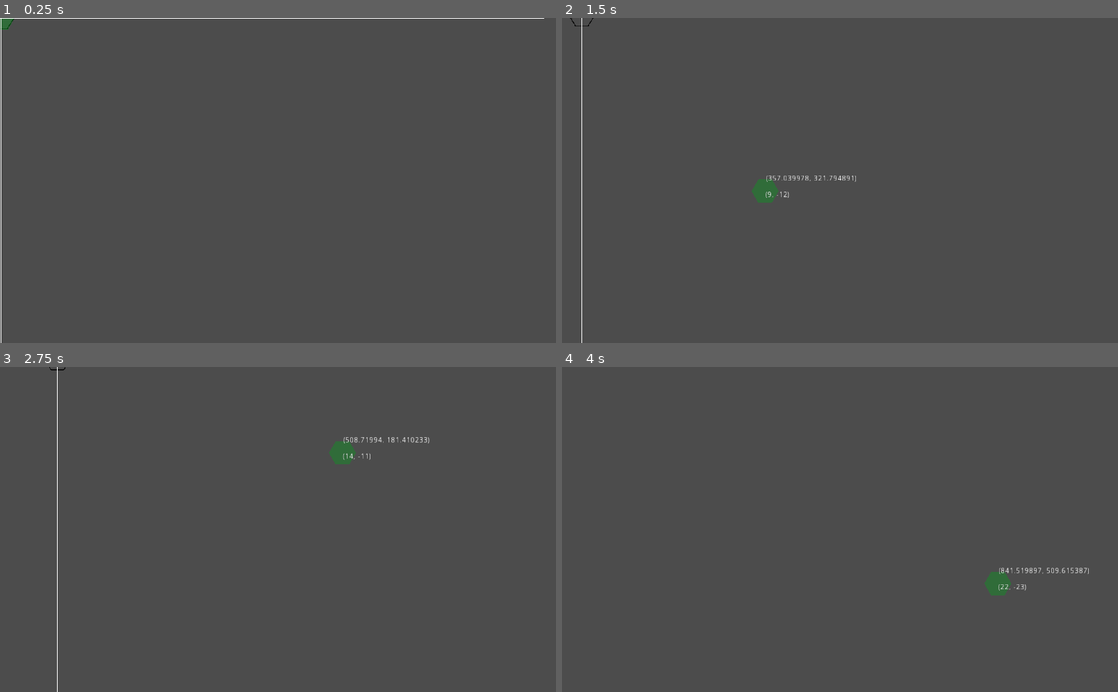
Above: before the commit, frames 1-4 (two rows, left to right).
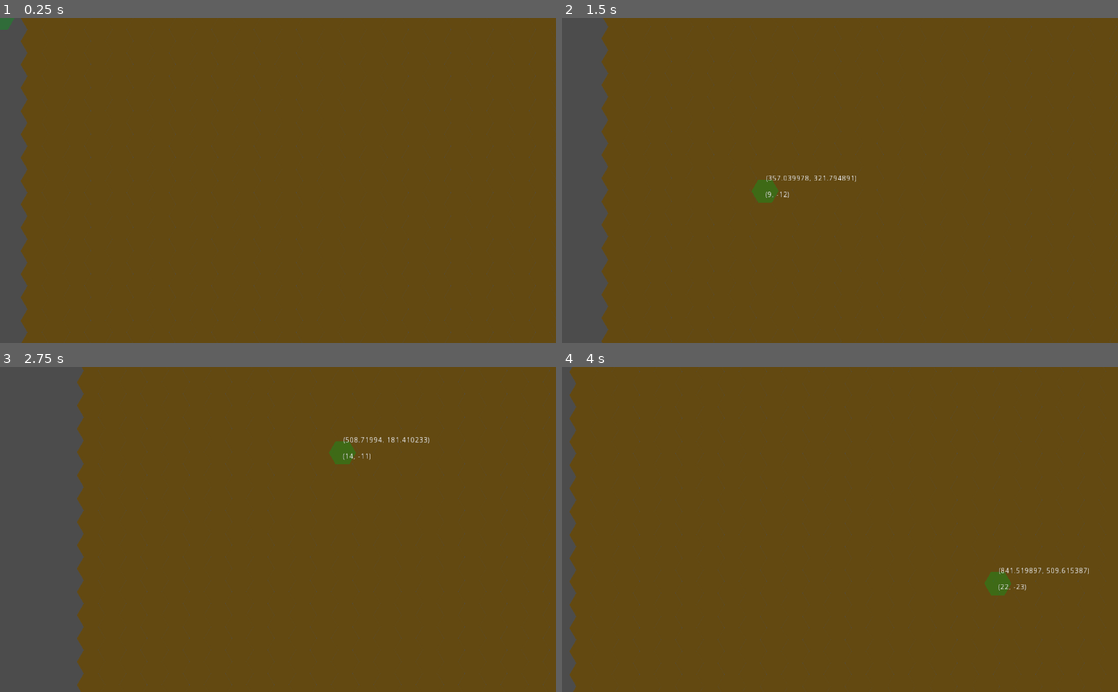
Above: after the commit, the same moments.

Repository: Subbarath/ColonyBuilderGodot
Game: Godot game, scene res://scenes/Main.tscn
Two runs of this game, one before a commit and one after it. Both use one fixed random seed, a clock stepped at 60 frames per second and the inputs below.
Inputs (mouse positions are in pixels of both pictures, inside the frame that each line leads up to):
- Up to frame 1 (0.25 s): no input
- Up to frame 2 (1.5 s): tap Enter at 0.5 s; move the mouse to (962, 164) at 0.52 s; click (962, 164) at 0.67 s; tap Space at 1.25 s; drag from (728, 196) to (840, 180) at 1.27 s
- Up to frame 3 (2.75 s): tap Enter at 2 s; move the mouse to (333, 458) at 2.02 s; click (333, 458) at 2.17 s
- Up to frame 4 (4 s): tap Space at 2.75 s; drag from (812, 594) to (673, 480) at 2.77 s; move the mouse to (1006, 578) at 3.52 s; click (1006, 578) at 3.67 s

The runs differ from the first frame. In frame 1, 96% of the frame differs, in the area x 0-100%, y 0-100%; in frame 2, 92%; in frame 3, 86%; in frame 4, 98%, in the area x 1-100%, y 0-100%.

Commit message:
Implémentation de la génération par Chunk

Diff:
--- a/scenes/Main.tscn
+++ b/scenes/Main.tscn
@@ -1,9 +1,55 @@
-[gd_scene load_steps=4 format=2]
+[gd_scene load_steps=9 format=2]
 
 [ext_resource path="res://scripts/Camera2D.gd" type="Script" id=1]
-[ext_resource path="res://scenes/Node2D.gd" type="Script" id=2]
+[ext_resource path="res://ressources/tiles/void_tile.png" type="Texture" id=2]
+[ext_resource path="res://ressources/tiles/dirt_tile.png" type="Texture" id=3]
+[ext_resource path="res://ressources/tiles/grass_tile.png" type="Texture" id=4]
+[ext_resource path="res://ressources/tiles/water_tile.png" type="Texture" id=5]
+[ext_resource path="res://scenes/Node2D.gd" type="Script" id=6]
 
-[sub_resource type="RectangleShape2D" id=1]
+[sub_resource type="TileSet" id=1]
+0/name = "void_tile.png 0"
+0/texture = ExtResource( 2 )
+0/tex_offset = Vector2( 0, 0 )
+0/modulate = Color( 1, 1, 1, 1 )
+0/region = Rect2( 0, 0, 50, 43 )
+0/tile_mode = 0
+0/occluder_offset = Vector2( 0, 0 )
+0/navigation_offset = Vector2( 0, 0 )
+0/shapes = [  ]
+0/z_index = 0
+1/name = "dirt_tile.png 1"
+1/texture = ExtResource( 3 )
+1/tex_offset = Vector2( 0, 0 )
+1/modulate = Color( 1, 1, 1, 1 )
+1/region = Rect2( 0, 0, 50, 43 )
+1/tile_mode = 0
+1/occluder_offset = Vector2( 0, 0 )
+1/navigation_offset = Vector2( 0, 0 )
+1/shapes = [  ]
+1/z_index = 0
+2/name = "grass_tile.png 2"
+2/texture = ExtResource( 4 )
+2/tex_offset = Vector2( 0, 0 )
+2/modulate = Color( 1, 1, 1, 1 )
+2/region = Rect2( 0, 0, 50, 43 )
+2/tile_mode = 0
+2/occluder_offset = Vector2( 0, 0 )
+2/navigation_offset = Vector2( 0, 0 )
+2/shapes = [  ]
+2/z_index = 0
+3/name = "water_tile.png 3"
+3/texture = ExtResource( 5 )
+3/tex_offset = Vector2( 0, 0 )
+3/modulate = Color( 1, 1, 1, 1 )
+3/region = Rect2( 0, 0, 50, 43 )
+3/tile_mode = 0
+3/occluder_offset = Vector2( 0, 0 )
+3/navigation_offset = Vector2( 0, 0 )
+3/shapes = [  ]
+3/z_index = 0
+
+[sub_resource type="RectangleShape2D" id=2]
 extents = Vector2( 512, 300 )
 
 [node name="Main" type="Node2D"]
@@ -18,20 +64,26 @@
 script = ExtResource( 1 )
 
 [node name="TileMap" type="TileMap" parent="."]
+position = Vector2( -25, -21.5 )
+tile_set = SubResource( 1 )
+cell_size = Vector2( 39, 43 )
+cell_half_offset = 1
 format = 1
+tile_data = PoolIntArray( -65535, 1, 0, 0, 0, 0, 262192, 1, 0 )
 
 [node name="Area2D" type="Area2D" parent="."]
-script = ExtResource( 2 )
+script = ExtResource( 6 )
 numberofrows = 250
 numberofcols = 250
+chunk_size = 100
 
 [node name="CollisionShape2D" type="CollisionShape2D" parent="Area2D"]
 position = Vector2( 512, 300 )
-shape = SubResource( 1 )
+shape = SubResource( 2 )
 
 [node name="Highlight" type="Polygon2D" parent="Area2D"]
 color = Color( 0.027451, 0.603922, 0.117647, 0.407843 )
-polygon = PoolVector2Array( -12.5, 21.651, 12.5, 21.615, 25, 0, 12.5, -21.651, -12.25, -21.651, -25, 0 )
+polygon = PoolVector2Array( -12.5, 21.5, 12.5, 21.5, 25, 0, 12.5, -21.5, -12.5, -21.5, -25, 0 )
 
 [node name="AreaCoords" type="Label" parent="Area2D/Highlight"]
 margin_left = 1.0
--- a/scenes/Node2D.gd
+++ b/scenes/Node2D.gd
@@ -9,6 +9,7 @@
 onready var highlight = get_node("Highlight")
 onready var area_coords = get_node("Highlight/AreaCoords")
 onready var hex_coords = get_node("Highlight/HexCoords")
+onready var tilemap = get_node("../TileMap")
 
 enum TYPES_CELL{
 	WALL,
@@ -23,6 +24,7 @@
 export(int) var numberofrows
 export(int) var numberofcols
 export(int) var size = 50
+export(int) var chunk_size = 4
 
 func _process(delta):
 	pass
@@ -33,26 +35,32 @@
 # Called when the node enters the scene tree for the first time.
 func _ready():
 	HexGrid.hex_scale = Vector2(hex_scale,hex_scale)
+	var pos_relative = self.transform.affine_inverse()
+	tilemap.position = Vector2(round(hex_scale  * 3/4), round(-(hex_scale * sqrt(3)/2) / 2))
 
-func _draw():
-#	for i in range(numberofrows):
-#		for j in range (numberofcols):
-#			draw_texture_rect_region(SPRITES_CELL,Rect2(hexgrid[i][j].milieu - Vector2(16,16),Vector2(32,32)),_get_tile(hexgrid[i][j].type_cell))
+	for x in range(0,numberofrows,chunk_size):
+		for y in range (0,numberofcols,chunk_size):
+			generateChunk(x,y,chunk_size)
+
+#func _draw():
+##	for i in range(numberofrows):
+##		for j in range (numberofcols):
+##			draw_texture_rect_region(SPRITES_CELL,Rect2(hexgrid[i][j].milieu - Vector2(16,16),Vector2(32,32)),_get_tile(hexgrid[i][j].type_cell))
+##
+#	var hexcell_pos
+#	var pos_relative = self.transform.affine_inverse()
+##	for i in range(numberofrows):
+##		for j in range (numberofcols):
+##			pos_relative = self.transform.affine_inverse() * Vector2(i,j)
+##			hexcell_pos = HexGrid.get_hex_center(pos_relative)
+##			print(HexGrid.get_hex_center(pos_relative))
+##			draw_texture_rect_region(SPRITES_CELL,Rect2(hexcell_pos - Vector2(size/2,size/2),Vector2(size,size)),Rect2(0,0,size,size))
+##			draw_rect(Rect2(hexcell_pos.x - 25,- hexcell_pos.y+ 21.615,20,20),Color(0,0,0))
 #
-	var hexcell_pos
-	var pos_relative = self.transform.affine_inverse()
-	for i in range(numberofrows):
-		for j in range (numberofcols):
-			pos_relative = self.transform.affine_inverse() * Vector2(i,j)
-			hexcell_pos = HexGrid.get_hex_center(pos_relative)
-			print(HexGrid.get_hex_center(pos_relative))
-			draw_texture_rect_region(SPRITES_CELL,Rect2(hexcell_pos - Vector2(size/2,size/2),Vector2(size,size)),Rect2(0,0,size,size))
-#			draw_rect(Rect2(hexcell_pos.x - 25,- hexcell_pos.y+ 21.615,20,20),Color(0,0,0))
-
-
-	## DEBUG permet d'avoir toujours la ligne X et la ligne Y
-	draw_line(Vector2(0,-1000),Vector2(0,1000),Color(255,2555,255))
-	draw_line(Vector2(-1000,0),Vector2(1000,0),Color(255,2555,255))
+#
+#	## DEBUG permet d'avoir toujours la ligne X et la ligne Y
+#	draw_line(Vector2(0,-1000),Vector2(0,1000),Color(255,2555,255))
+#	draw_line(Vector2(-1000,0),Vector2(1000,0),Color(255,2555,255))
 
 func _get_tile(type):
 	if type == TYPES_CELL.WALL:
@@ -75,3 +83,8 @@
 		# Snap the highlight to the nearest grid cell
 		if highlight != null:
 			highlight.position = HexGrid.get_hex_center(HexGrid.get_hex_at(relative_pos))
+
+func generateChunk(x,y,t):
+	for i in range(x,x+t):
+		for j in range(y,y+t):
+			tilemap.set_cellv(Vector2(i,j),1)
Binary file added: ressources/tiles/dirt_tile.png
Not shown, added: ressources/tiles/dirt_tile.png.import
Binary file added: ressources/tiles/grass_tile.png
Not shown, added: ressources/tiles/grass_tile.png.import
Binary file added: ressources/tiles/void_tile.png
Not shown, added: ressources/tiles/void_tile.png.import
Binary file added: ressources/tiles/water_tile.png
Not shown, added: ressources/tiles/water_tile.png.import
